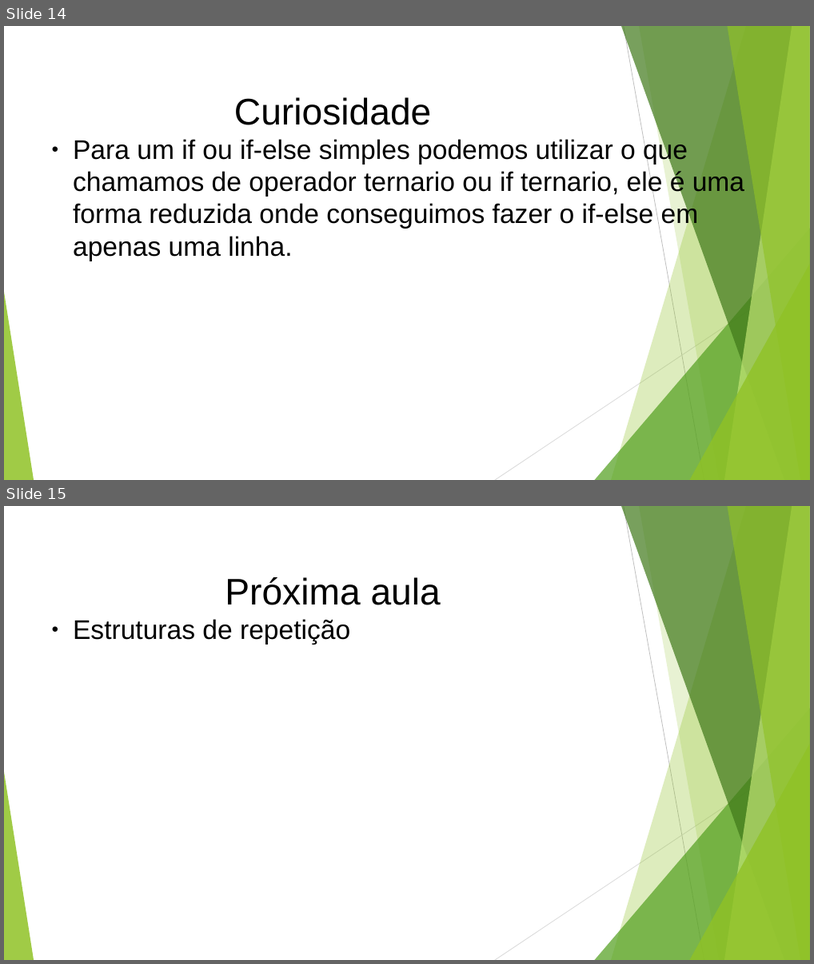
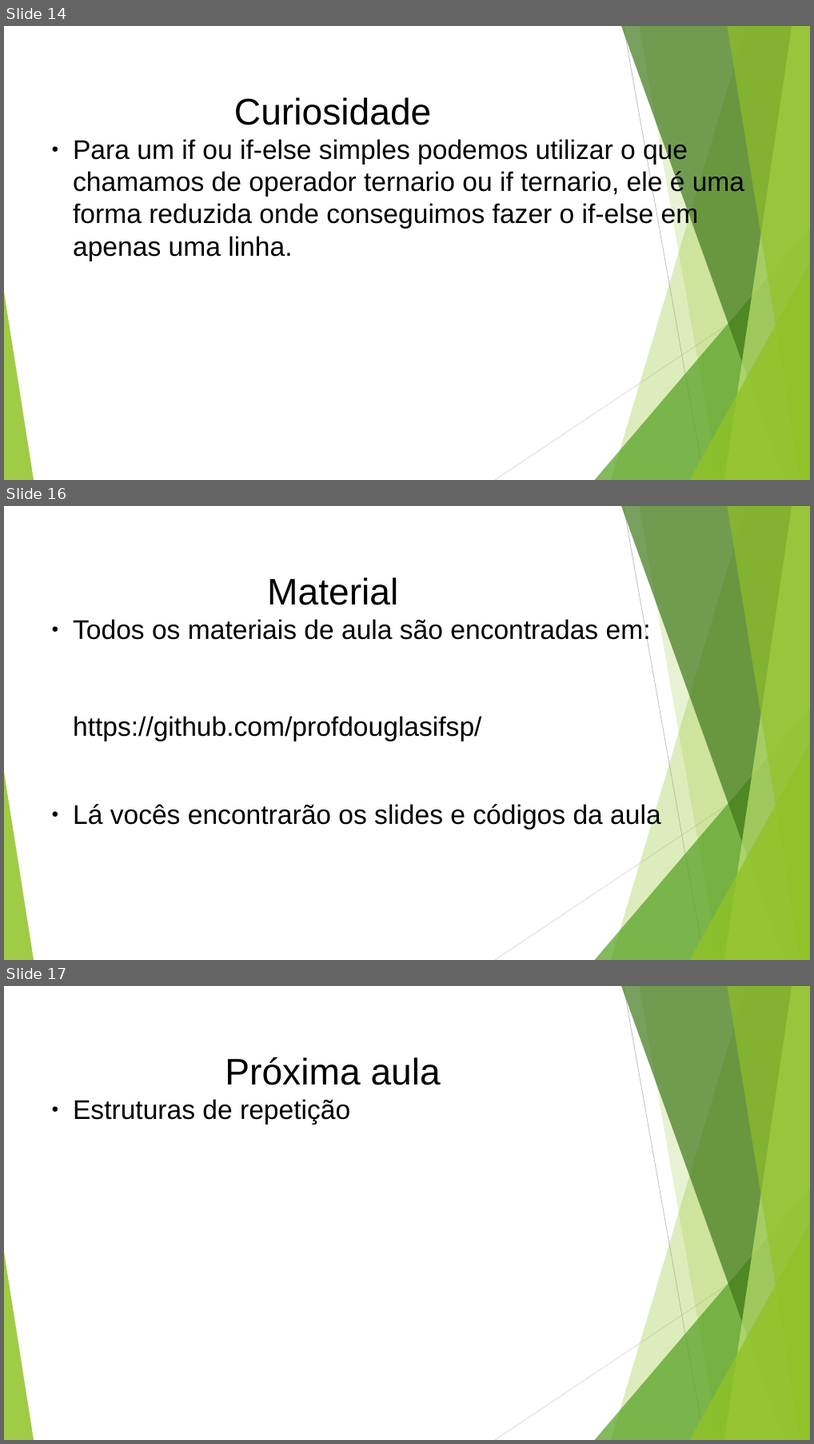
Before and after one commit to profdouglasifsp/LOG-estruturasDeDecisao, a slide deck: logicaDeProgramaçãoEstruturasDeDecisao.odp. Shown one above the other, each under a label of ours: slides 14 and 15 before the commit, slides 14, 16 and 17 after it; the slides between them are not shown. The pictures are 814x964 and 814x1444 pixels, drawn with LibreOffice and Linux fonts; fonts in the diff are those of the drawing. Boxes give left, top, right and bottom in pixels: in the first picture for what was removed or moved away, otherwise in the second. Text is boxed around its words. In the diff, an @@ line names an element or a change of style, - is before the commit and + after.

Commit message:
Update Presentation

```diff
--- a/logicaDeProgramaçãoEstruturasDeDecisao.odp
+++ b/logicaDeProgramaçãoEstruturasDeDecisao.odp
@@ slide 16 added at [4, 506, 810, 960], background #FFFFFF; not listed: 10 template elements that a slide beside it also shows @@
@@ title added at [267, 577, 398, 605], 44 pt, text #000000 @@
+Material
@@ text added at [73, 617, 662, 829], 32 pt, text #000000 @@
+● Todos os materiais de aula são encontradas em:
+  https://github.com/profdouglasifsp/
+● Lá vocês encontrarão os slides e códigos da aula
@@ what was slide 15 is now slide 17 @@
```
Also in this commit, not shown: 1 other slide added.
